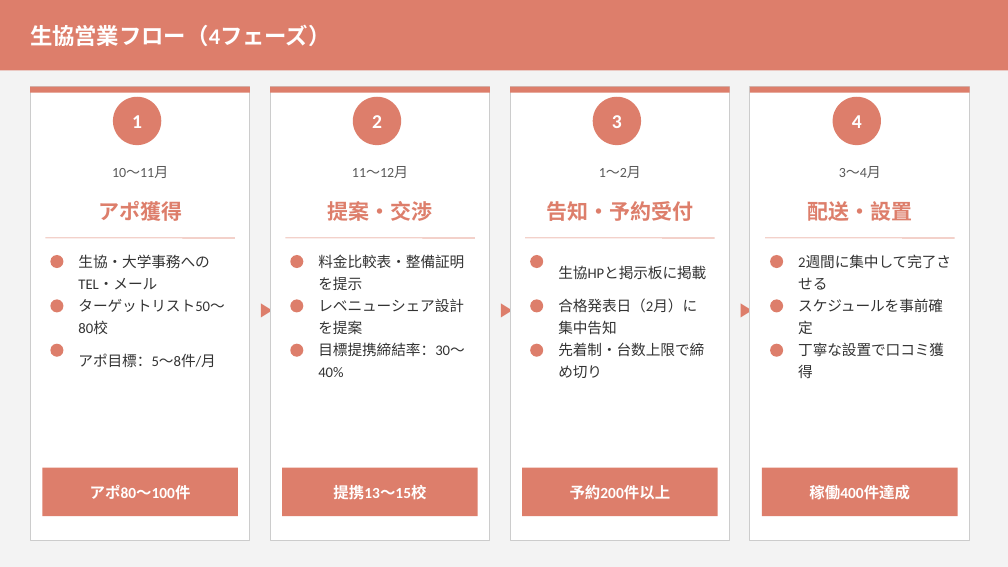
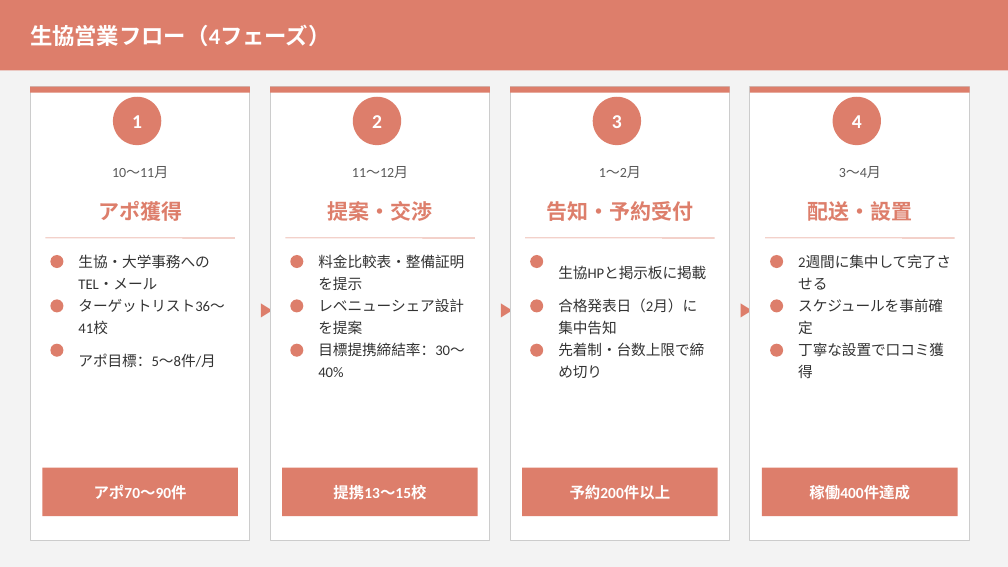
Before and after one commit to monomapblog-ui/sacure, a slide deck: slide 11 of 事業計画書_営業戦略プラン_v2.pptx. Drawn at 1008x567 pixels with LibreOffice and Linux fonts; fonts in the diff are those of the drawing. Boxes give left, top, right and bottom in pixels: in the first picture for what was removed or moved away, otherwise in the second. Text is boxed around its words. In the diff, an @@ line names an element or a change of style, - is before the commit and + after.

```diff
--- a/事業計画書_営業戦略プラン_v2.pptx
+++ b/事業計画書_営業戦略プラン_v2.pptx
@@ text at (78,299,224,334): text changed @@
-ターゲットリスト50〜80校
+ターゲットリスト36〜41校
@@ text at (94,485,187,500): text changed @@
-アポ80〜100件
+アポ70〜90件
```
Also in this commit, not shown: 2 other slides changed, 2 other files.
